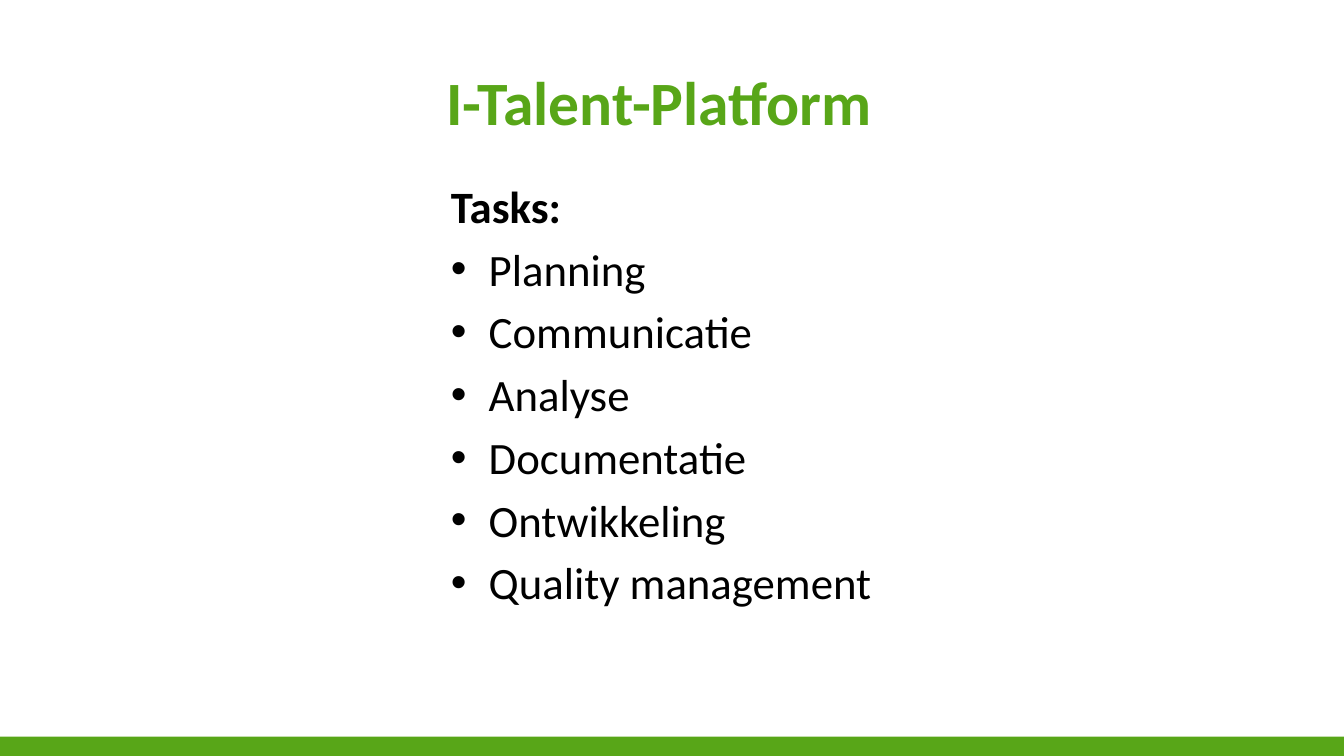
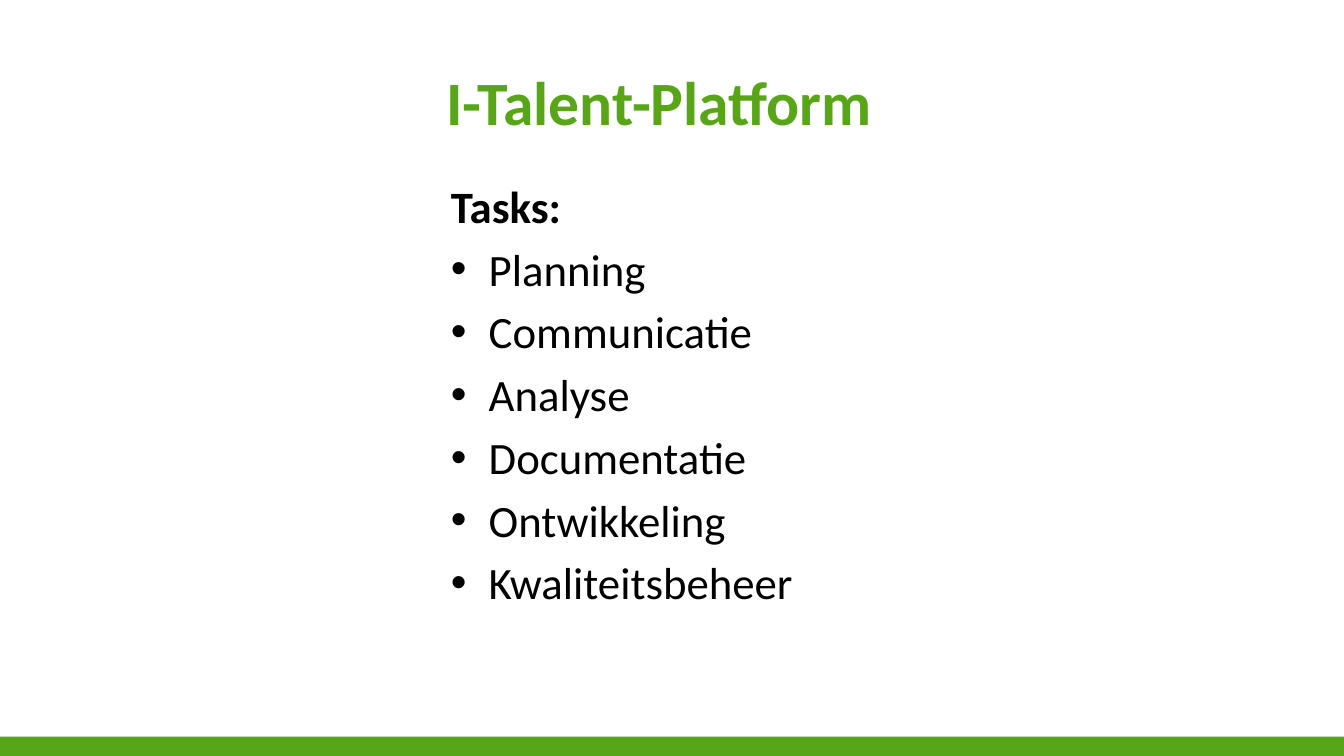
Before and after one commit to niekvandael/iTalent, a slide deck: slide 3 of italent/documents/Presentatie/Presentatie.pptx. Drawn at 1344x756 pixels with LibreOffice and Linux fonts; fonts in the diff are those of the drawing; background and template pictures are left out. Boxes give left, top, right and bottom in pixels: in the first picture for what was removed or moved away, otherwise in the second. Text is boxed around its words. In the diff, an @@ line names an element or a change of style, - is before the commit and + after.

```diff
--- a/italent/documents/Presentatie/Presentatie.pptx
+++ b/italent/documents/Presentatie/Presentatie.pptx
@@ text at (489,568,793,600): text changed @@
-• Quality management
+• Kwaliteitsbeheer
```
Also in this commit, not shown: 3 other slides changed, 1 slide added, 1 other file.
